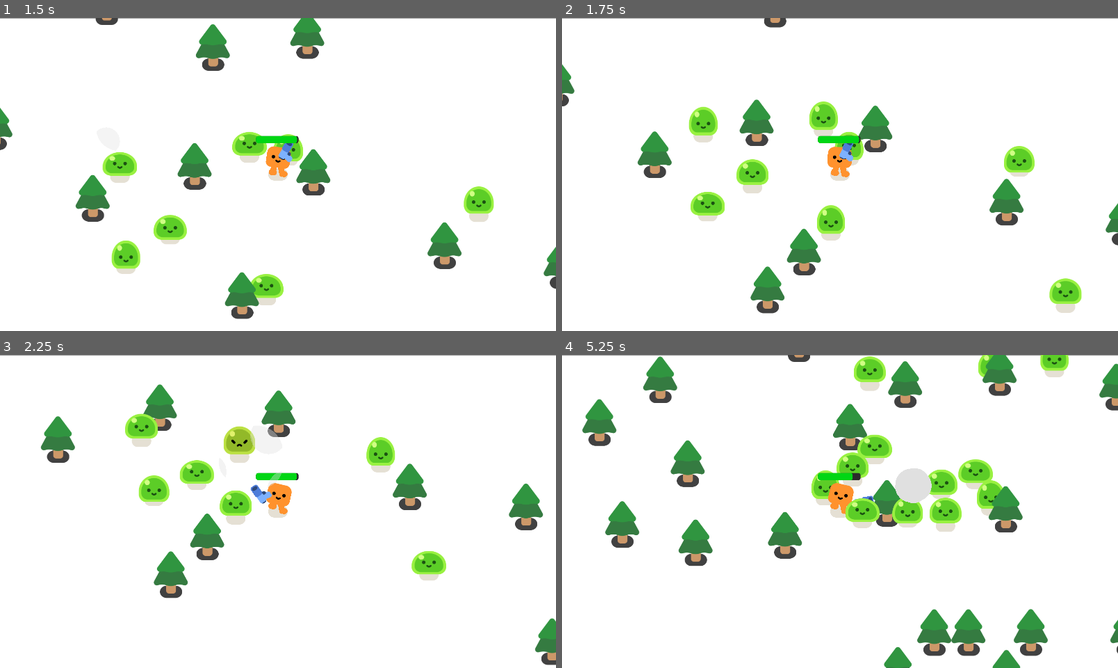
Above: before the commit, frames 1-4 (two rows, left to right).
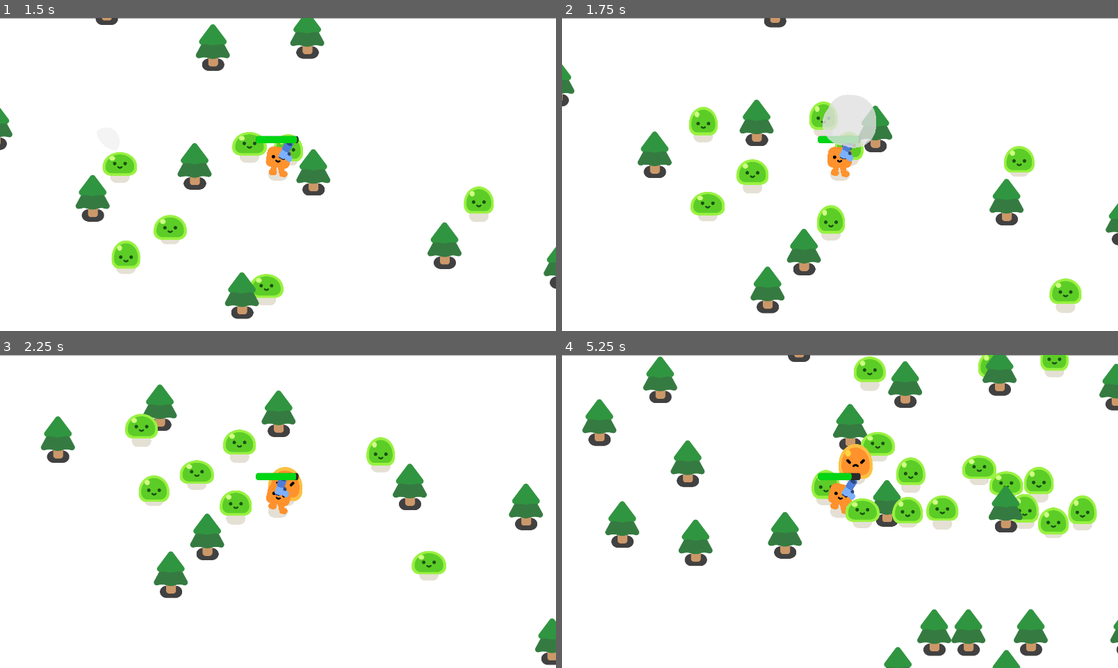
Above: after the commit, the same moments.

Repository: Jarah-Marshall/first_game
Game: Godot game, scene res://survivors_game.tscn
The game is run twice, just before and just after one commit, with the same random seed, the same clock (stepped at 60 frames per second) and the same inputs.
Inputs:
- Up to frame 1 (1.5 s): hold D (move_right) 0.53-1.28 s; hold S (move_down) from 1.28 s (still down)
- Up to frame 2 (1.75 s): keep holding S (move_down)
- Up to frame 3 (2.25 s): release S (move_down) at 2.03 s; hold D (move_right) from 2.03 s (still down)
- Up to frame 4 (5.25 s): release D (move_right) at 2.78 s; hold W (move_up) 2.78-3.53 s; hold A (move_left) 3.53-5.03 s; hold S (move_down) from 5.03 s (still down)

Frame 1 is identical in both runs. In frame 2, 1.3% of the frame differs, in the area x 46-57%, y 24-42%; in frame 3, 1.0%; in frame 4, 5.0%, in the area x 44-97%, y 24-59%.

Commit message:
Added a Missle asset that one shots enemies, fires every 1.5 seconds

Diff:
--- a/gun.gd
+++ b/gun.gd
@@ -8,12 +8,26 @@
 
 func shoot():
 	const BULLET = preload("res://bullet.tscn")
+
 	var new_bullet = BULLET.instantiate()
+
 	new_bullet.global_position = %ShootingPoint.global_position
 	new_bullet.global_rotation = %ShootingPoint.global_rotation
 	%ShootingPoint.add_child(new_bullet)
 
+func shoot_missle():
+	const MISSLE = preload("res://missle.tscn")
+
+	var new_missle = MISSLE.instantiate()
+
+	new_missle.global_position = %MissleSP.global_position
+	new_missle.global_rotation = %MissleSP.global_rotation
+
+	%MissleSP.add_child(new_missle)
 
 
 func _on_timer_timeout():
 	shoot()
+
+func _missle_on_timer_timeout():
+	shoot_missle()
--- a/gun.tscn
+++ b/gun.tscn
@@ -26,8 +26,17 @@
 unique_name_in_owner = true
 position = Vector2(25, -11)
 
+[node name="MissleSP" type="Marker2D" parent="WeaponPivot/Pistol" unique_id=1352200628]
+unique_name_in_owner = true
+position = Vector2(24.963219, -11.08324)
+
 [node name="Timer" type="Timer" parent="." unique_id=598793103]
 wait_time = 0.3
 autostart = true
 
+[node name="Timer2" type="Timer" parent="." unique_id=436798144]
+wait_time = 1.5
+autostart = true
+
 [connection signal="timeout" from="Timer" to="." method="_on_timer_timeout"]
+[connection signal="timeout" from="Timer2" to="." method="_missle_on_timer_timeout"]
--- /dev/null
+++ b/missle.gd
@@ -0,0 +1,22 @@
+extends Area2D
+
+var traveled_distance = 0
+
+func _physics_process(delta):
+	const SPEED = 1000
+	const RANGE = 600
+
+	var direction = Vector2.RIGHT.rotated(rotation)
+	position += direction * SPEED * delta
+
+	traveled_distance += SPEED * delta
+
+	if traveled_distance > RANGE:
+		queue_free()
+
+
+
+func _on_body_entered(body):
+	queue_free()
+	if body.has_method("take_missle_damage"):
+		body.take_missle_damage()
--- /dev/null
+++ b/missle.tscn
@@ -0,0 +1,27 @@
+[gd_scene format=3 uid="uid://cghf3vygyvv2q"]
+
+[ext_resource type="Script" uid="uid://k0bvfd7oncki" path="res://missle.gd" id="1_80cqr"]
+[ext_resource type="Texture2D" uid="uid://dolhmqjpblfpv" path="res://pistol/muzzle_flash/muzzle_flash.png" id="1_qpfid"]
+
+[sub_resource type="CircleShape2D" id="CircleShape2D_tx3ma"]
+radius = 31.016125
+
+[node name="Missle" type="Area2D" unique_id=2140616886]
+top_level = true
+collision_layer = 0
+collision_mask = 3
+script = ExtResource("1_80cqr")
+
+[node name="MuzzleFlash" type="Sprite2D" parent="." unique_id=1242895216]
+position = Vector2(-11.000001, 0)
+rotation = 3.1375213
+scale = Vector2(2.524137, 2.1217725)
+texture = ExtResource("1_qpfid")
+
+[node name="CollisionShape2D" type="CollisionShape2D" parent="." unique_id=451787494]
+top_level = true
+position = Vector2(0, -2)
+rotation = -3.140601
+shape = SubResource("CircleShape2D_tx3ma")
+
+[connection signal="body_entered" from="." to="." method="_on_body_entered"]
--- a/mob.gd
+++ b/mob.gd
@@ -24,3 +24,16 @@
 		get_parent().add_child(smoke)
 
 		smoke.global_position = global_position
+
+func take_missle_damage():
+	health -= 3
+	%Slime.play_hurt()
+
+	if health == 0:
+		queue_free()
+
+	const SMOKE_SCENE = preload("res://smoke_explosion/smoke_explosion.tscn")
+	var smoke = SMOKE_SCENE.instantiate()
+	get_parent().add_child(smoke)
+
+	smoke.global_position = global_position
Not shown, added: missle.gd.uid
Not shown: 1 places in pistol/muzzle_flash/muzzle_flash.tscn that only renumber resources
Not shown, changed: README.md
